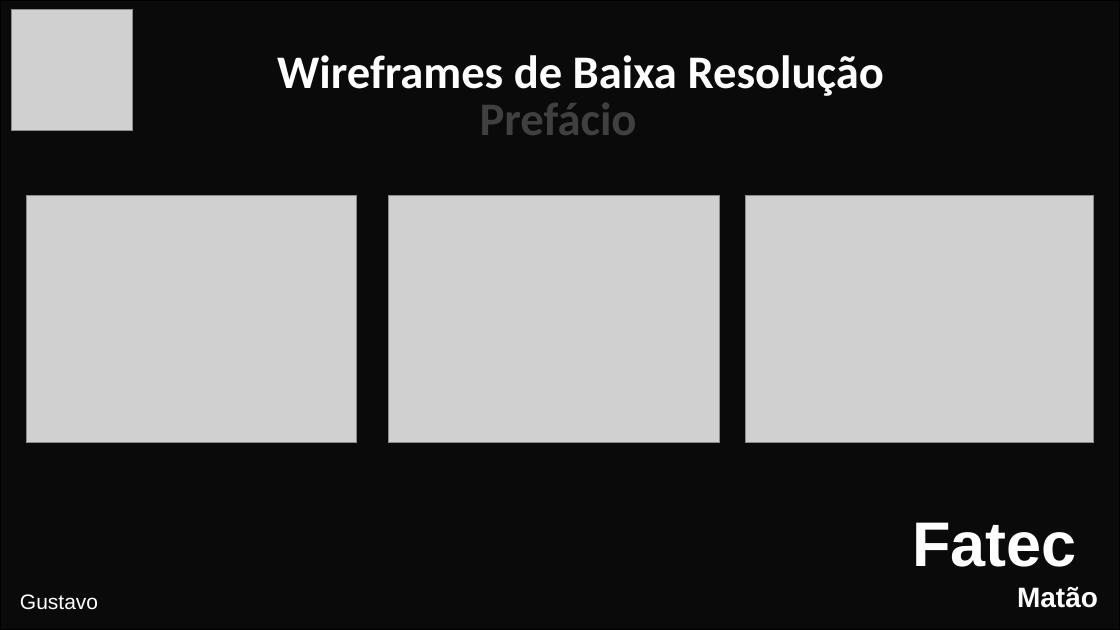
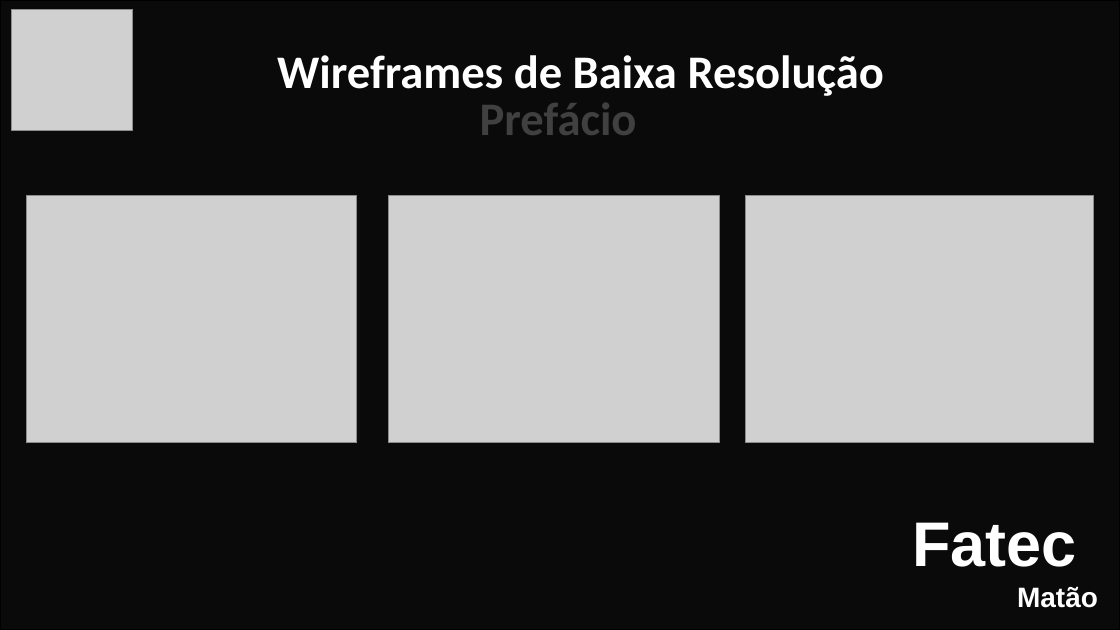
Before and after one commit to Interdisciplinary-Project/Documents, a slide deck: slide 13 of Apresentação-Projeto 13-06.pptx (slide 8 before the commit). Drawn at 1120x630 pixels with LibreOffice and Linux fonts; fonts in the diff are those of the drawing; grey boxes stand for pictures; background and template pictures are left out; a plain dark background stands for a picture behind light text. Boxes give left, top, right and bottom in pixels: in the first picture for what was removed or moved away, otherwise in the second. Text is boxed around its words. In the diff, an @@ line names an element or a change of style, - is before the commit and + after.

```diff
--- a/Apresentação-Projeto 13-06.pptx
+++ b/Apresentação-Projeto 13-06.pptx
@@ text removed at [20, 594, 98, 610] @@
-Gustavo
```
Also in this commit, not shown: 8 other slides changed, 7 slides added.
